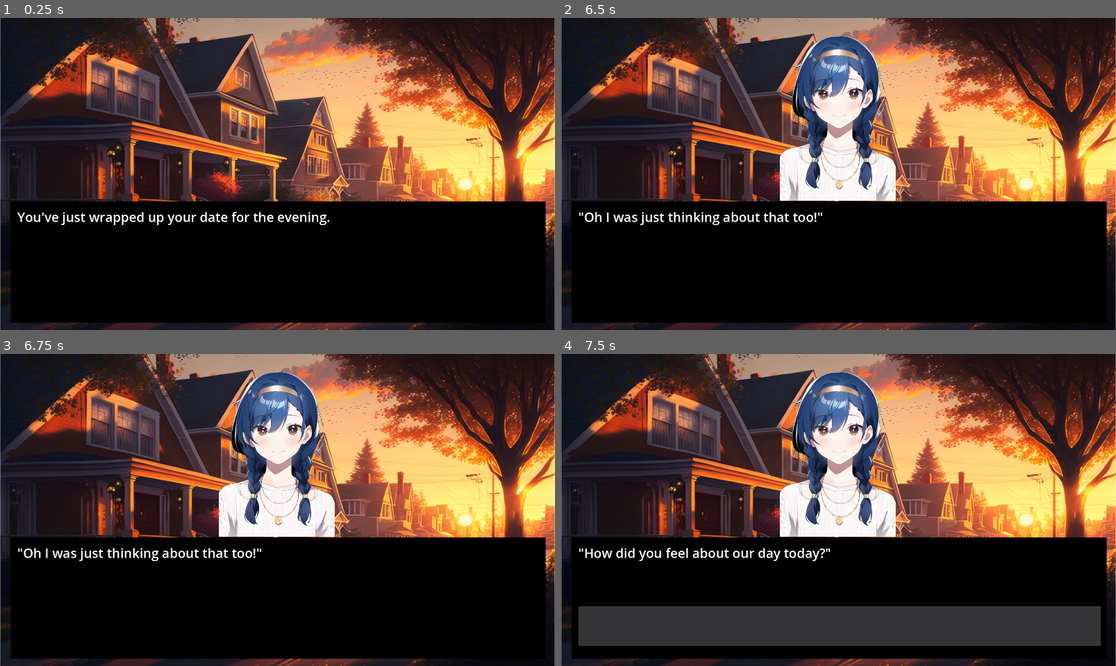
Above: before the commit, frames 1-4 (two rows, left to right).
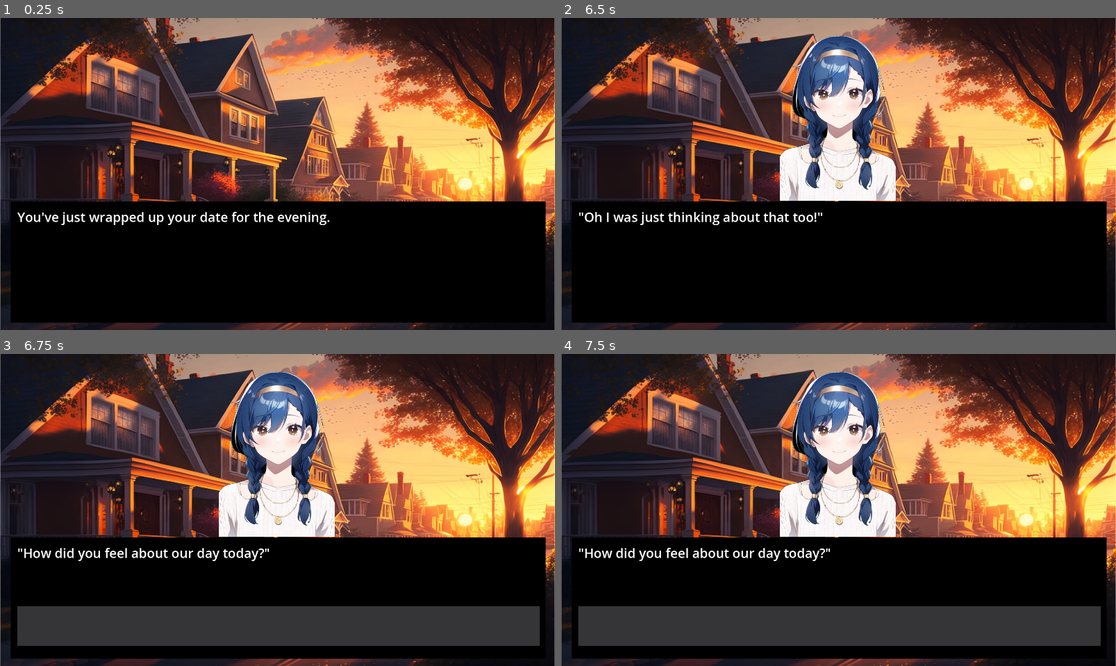
Above: after the commit, the same moments.

Repository: CheesyLaZanya/godot-ai-toolkit
Game: Godot game, scene res://samples/sample_scenes/sample_visual_novel.tscn
Same seed, same stepped clock (60 frames per second), same inputs: the game is played once before the commit and once after it. This scene is started directly instead of the project's main scene.
Inputs (mouse positions are in pixels of both pictures, inside the frame that each line leads up to):
- Up to frame 1 (0.25 s): no input
- Up to frame 2 (6.5 s): tap Enter at 0.5, 2.1, 2.75, 3.6, 4.25, 5.1 s; hold Enter 0.53-1.25 s; click (838, 289) at 1.27 s; type "Alex" at 1.35 s; tap Space at 2, 3.5, 5 s; hold Enter 2.78-3.53 s; hold Enter 4.28-5.03 s; hold Enter from 5.78 s (still down)
- Up to frame 3 (6.75 s): release Enter at 6.53 s; tap Enter at 6.6 s
- Up to frame 4 (7.5 s): hold Enter from 7.28 s (still down)

Frames 1-2 are identical in both runs. In frame 3, 13% of the frame differs, in the area x 3-98%, y 62-94%; in frame 4, nothing differs.
Error in both runs: Attempt to call function 'store_string' in base 'null instance' on a null instance. (res://addons/ai_toolkit/scripts/parameter_utility.gd:8)

Commit message:
Switch to tags for visual novel and start setup for AI responses.

Diff:
--- a/godot-ai-toolkit/samples/sample_assets/sample_visual_novel/date.json
+++ b/godot-ai-toolkit/samples/sample_assets/sample_visual_novel/date.json
@@ -7,7 +7,8 @@
     {
         "dialog": "Where did you go on your date?",
         "input": true,
-        "id": 1
+        "id": 1,
+        "tag": "date location"
     },
     {
         "dialog": "You're currently walking your date home.",
@@ -32,7 +33,8 @@
     {
         "dialog": "\"What are you so deep in thought about?\" you hear from your right.",
         "input": false,
-        "id": 6
+        "id": 6,
+        "tag": "appearance"
     },
     {
         "dialog": "Snapping back to reality, you look at your date.",
@@ -50,43 +52,44 @@
         "id": 9
     },
     {
-        "dialog": "\"Oh I was just thinking about that too!\"",
-        "input": false,
-        "id": 10
-    },
-    {
         "dialog": "\"How did you feel about our day today?\"",
         "input": true,
-        "id": 11
+        "id": 10,
+        "tag": "date feedback"
     },
     {
         "dialog": "After you finish speaking, you feel a bit awkward as you're not quite sure if she feels the same way.",
         "input": false,
-        "id": 12
+        "id": 11
     },
     {
         "dialog": "\"[[USER_INPUT]]?\" she repeats softly . . .",
         "input": false,
-        "id": 13
+        "id": 12,
+        "tag": "result"
     },
     {
         "dialog": "\"Oh I'm so glad you feel the same way! I had a great time!\" she says as a big grin spreads across her face.",
         "input": false,
-        "id": 14
+        "id": 13,
+        "tag": "positive date"
     },
     {
         "dialog": "\"Oh, I'm sorry you didn't have a great time. Maybe we can do something else next time.\" she says.",
         "input": false,
-        "id": 15
+        "id": 14,
+        "tag": "neutral date"
     },
     {
         "dialog": "\"Oh . . .\" she says, as tears begin to well up in her eyes. \"I had a good time today, but I guess you didn't feel the same way.\"",
         "input": false,
-        "id": 16
+        "id": 15,
+        "tag": "negative date"
     },
     {
         "dialog": "You continue walking along until you arrive at her place, and say goodnight as she heads inside.",
         "input": false,
-        "id": 17
+        "id": 16,
+        "tag": "ending"
     }
 ]
--- a/godot-ai-toolkit/samples/sample_scenes/sample_visual_novel.tscn
+++ b/godot-ai-toolkit/samples/sample_scenes/sample_visual_novel.tscn
@@ -67,6 +67,7 @@
 metadata/_edit_use_anchors_ = true
 
 [node name="Story Text Input" type="LineEdit" parent="Novel Panel/Story Panel"]
+visible = false
 layout_mode = 1
 anchors_preset = -1
 anchor_left = 0.0124324
--- a/godot-ai-toolkit/samples/sample_scripts/sample_scene_rpg.gd
+++ b/godot-ai-toolkit/samples/sample_scripts/sample_scene_rpg.gd
@@ -4,9 +4,6 @@
 func _ready():
 	var name = "Bob"
 	send_name_prompt(name)
-
-	var date_feedback = "I hated this date"
-	send_date_feedback(date_feedback)
 
 
 func send_name_prompt(name):
@@ -16,41 +13,9 @@
 	OpenAIAPI.send_prompt(prompt)
 
 
-func send_date_feedback(date_feedback):
-	var category = "date"
-
-	var positive_examples = [
-		"This date was great",
-		"I had a lot of fun",
-		"I liked it a lot",
-		"I'm glad we had it"
-	]
-	var neutral_examples = [
-		"It was fine",
-		"Whatever",
-		"Eh",
-		"That was a long day"
-	]
-	var negative_examples = [
-		"You were so boring",
-		"Go away",
-		"This date was so dumb",
-		"I'm happy it is over"
-	]
-
-	CohereAPI.request_completed.connect(_get_date_prediction)
-	CohereAPI.analyze_sentiment(date_feedback, category, positive_examples, neutral_examples, negative_examples)
-
-
 func _get_name_response(status, message):
 	if status == OK:
 		print ("Successfully recieved %s" % message)
 	else:
 		print("Received status %s" % status)
 		print("With message %s" % message)
-
-
-func _get_date_prediction(status, prediction, confidence):
-	print("Received status %s" % status)
-	print("With message %s" % prediction)
-	print("Confidence %s" % confidence)
--- a/godot-ai-toolkit/samples/sample_scripts/sample_scene_visual_novel.gd
+++ b/godot-ai-toolkit/samples/sample_scripts/sample_scene_visual_novel.gd
@@ -21,15 +21,20 @@
 	date_image_negative = $"Date Image Negative"
 
 	date_script = ParameterUtility.load_json_data(date_script_file)
-	update_story_panel()
+	get_current_story()
 
 func _input(ev):
 	if Input.is_key_pressed(KEY_ENTER):
-		if (date_script[story_progress - 1].input == false):
+		if (date_script[story_progress].input == false):
 			update_story_panel()
 
+func get_id_from_tag(tag):
+	for story_section in date_script:
+		if story_section.has("tag"):
+			if story_section.tag == tag:
+				return story_section.id
 
-func update_story_panel():
+func get_current_story():
 	var updated_story = date_script[story_progress].dialog
 	updated_story = updated_story.replace("[[USER_INPUT]]", user_input)
 	updated_story = updated_story.replace("[[AI_INPUT]]", ai_input)
@@ -41,37 +46,105 @@
 	else:
 		story_text_input.hide()
 
-	if date_script[story_progress].id == 6:
+	var appearance_id = get_id_from_tag("appearance")
+
+	if date_script[story_progress].id == appearance_id:
 		date_image_base.show()
 
-	if date_script[story_progress].id == 13:
+
+func update_story_panel():
+	var result_id = get_id_from_tag("result")
+
+	if date_script[story_progress].id > result_id:
+		var end_id = get_id_from_tag("ending")
+		story_progress = end_id
+	elif date_script[story_progress].id == result_id:
 		set_response_based_on_feeling("negative date")
-
-	if date_script[story_progress].id >= 14:
-		story_progress = 17
 	else:
 		story_progress = story_progress + 1
+
+	get_current_story()
 
 
 func set_response_based_on_feeling(feeling):
 	date_image_base.hide()
 
+	var response_id = get_id_from_tag(feeling)
+
 	if feeling == "positive date":
 		date_image_positive.show()
-		story_progress = 14
+		story_progress = response_id
 	elif feeling == "negative date":
 		date_image_negative.show()
-		story_progress = 16
+		story_progress = response_id
 	else:
+		response_id = get_id_from_tag("neutral date")
 		date_image_neutral.show()
-		story_progress = 15
+		story_progress = response_id
 
-	update_story_panel()
+	get_current_story()
 
 func _on_story_text_input_text_submitted(new_text):
 	user_input = new_text
 	story_text_input.text = ""
 
+	var date_location_id = get_id_from_tag("date location")
+	var date_feedback_id = get_id_from_tag("date feedback")
+
+	if date_script[story_progress].id == date_location_id:
+		print("That was date location info")
+	elif date_script[story_progress].id == date_feedback_id:
+		print("That was date feedback info")
+	else:
+		printerr("Unknown input. ID was %s" % date_script[story_progress].id)
+
 	# send AI user input here
 
 	update_story_panel()
+
+
+func send_date_prompt(name):
+	var prompt = "The following is a short commentary on a couple going to the '%s' for a date in a visual novel: " % name
+
+	OpenAIAPI.request_completed.connect(_get_date_response)
+	OpenAIAPI.send_prompt(prompt)
+
+
+func _get_date_response(status, message):
+	if status == OK:
+		print ("Successfully recieved %s" % message)
+	else:
+		print("Received status %s" % status)
+		print("With message %s" % message)
+
+
+func send_date_feedback(date_feedback):
+	var category = "date"
+
+	var positive_examples = [
+		"This date was great",
+		"I had a lot of fun",
+		"I liked it a lot",
+		"I'm glad we had it"
+	]
+	var neutral_examples = [
+		"It was fine",
+		"Whatever",
+		"Eh",
+		"That was a long day"
+	]
+	var negative_examples = [
+		"You were so boring",
+		"Go away",
+		"This date was so dumb",
+		"I'm happy it is over"
+	]
+
+	CohereAPI.request_completed.connect(_get_date_prediction)
+	CohereAPI.analyze_sentiment(date_feedback, category, positive_examples, neutral_examples, negative_examples)
+
+
+func _get_date_prediction(status, prediction, confidence):
+	print("Received status %s" % status)
+	print("With message %s" % prediction)
+	print("Confidence %s" % confidence)
